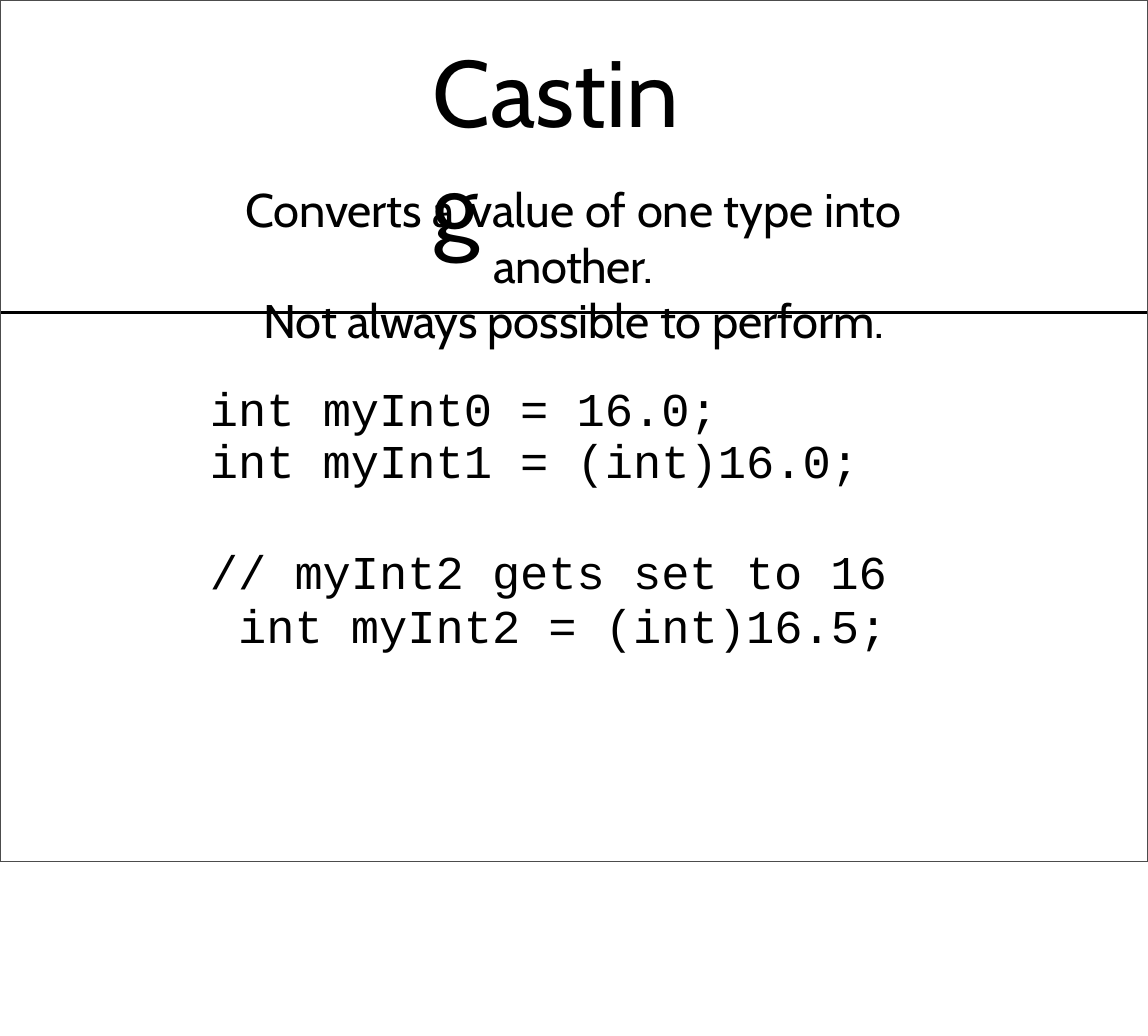
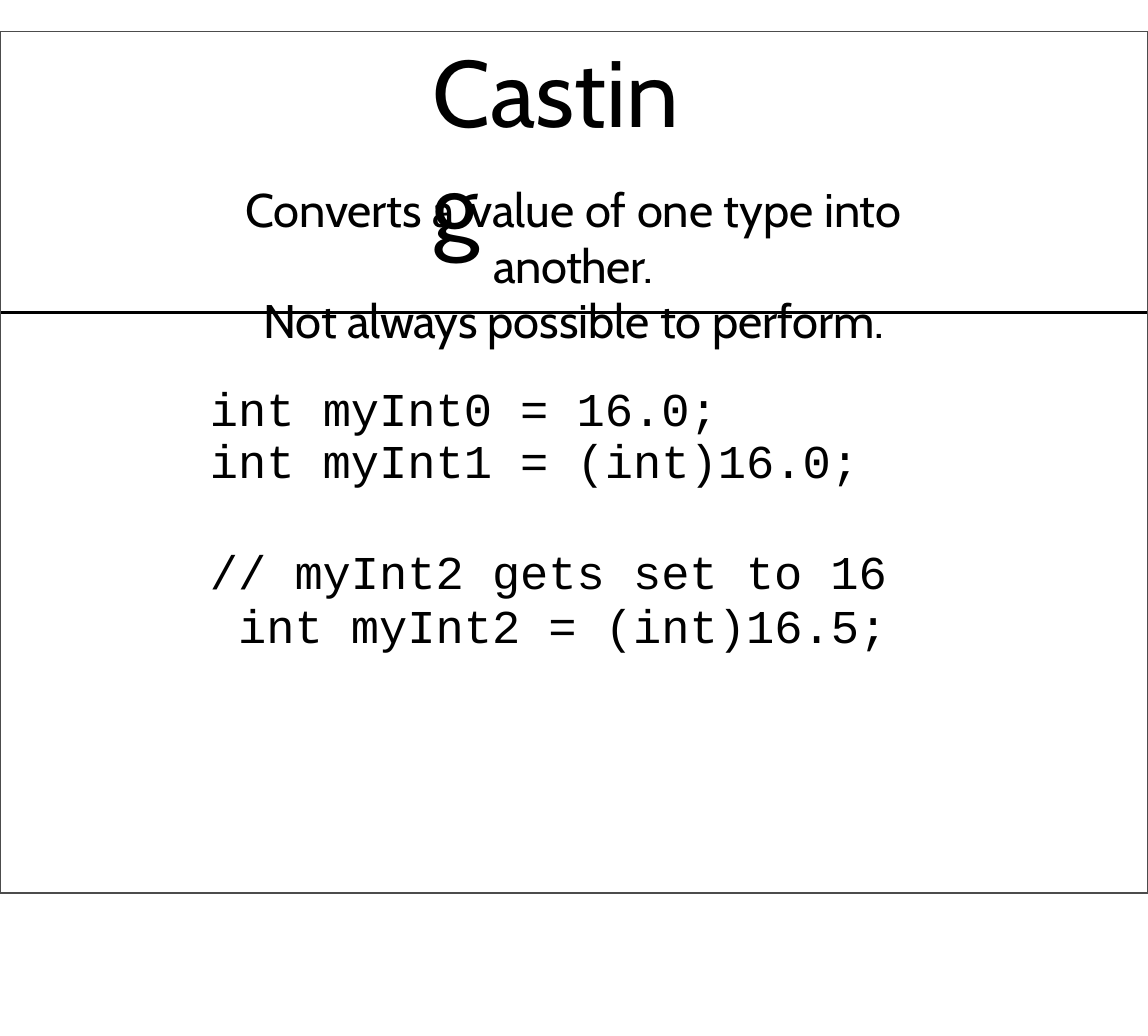
Before and after one commit to mjalalit/COMP110, a slide deck: slide 16 of lecture/week_15/Lecture 21.pptx. Drawn at 1148x1036 pixels with LibreOffice and Linux fonts; fonts in the diff are those of the drawing. Boxes give left, top, right and bottom in pixels: in the first picture for what was removed or moved away, otherwise in the second. Text is boxed around its words. In the diff, an @@ line names an element or a change of style, - is before the commit and + after.

```diff
--- a/lecture/week_15/Lecture 21.pptx
+++ b/lecture/week_15/Lecture 21.pptx
@@ freeform shape: place and size @@
-freeform shape at box(0, 0, 1148, 861)
+freeform shape at box(0, 32, 1148, 894)
```
Also in this commit, not shown: 2 other slides changed, 8 other files.
